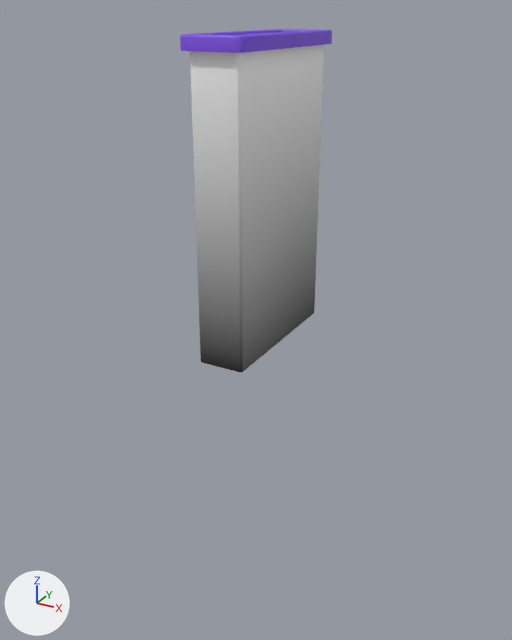
The FBX model Assets/RuntimeAssets/RuntimeModels/1x3.fbx, before and after one commit.
One viewpoint serves both versions: a 50 mm lens placed at (5.37, -9.98, 0.41), pointed at (-0.15, 0.05, -4.6). The lights are fixed; the arrows at lower left show +X, +Y and +Z. The picture after the commit comes second. Where no turn or scale is listed for an object, it has been applied to the vertices. Vertices at exactly the same position are counted once.

In view in the first picture: '1x3'.
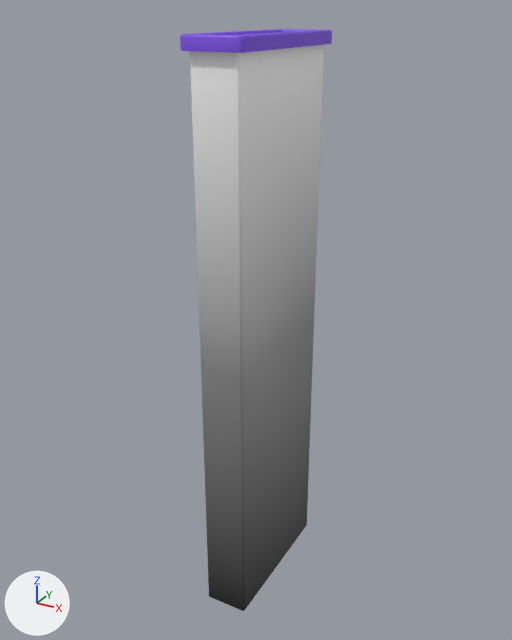
Edits to the bpy script that builds the scene:
```text
Change me_1x3:
    used by ob_1x3; location = (0.0, 0.0, 0.0)
    remove me_1x3.from_pydata(...)  # 151 vertices, 129 faces; spans x -0.5..0.5, y -1.5..1.5, z -4.84..0.1
    add me_1x3.from_pydata(...)  # 167 vertices, 145 faces; spans x -0.5..0.5, y -1.5..1.5, z -9.84..0.1
    me_1x3 part 1
    16 vertices are removed from x -0.39..0.39, y -1.39..1.39, z -4.84
    16 faces are deleted
    16 new vertices lie (0.0, 0.0, -4.87) away from vertices in x -0.39..0.39, y -1.39..1.39, z -0.11
    16 new vertices lie (0.0, 0.0, -4.86) away from vertices in x -0.39..0.39, y -1.39..1.39, z -4.98
    32 new faces join them, mat_holes_inner_material (picture img_untitled)
```

Boxes [x1, y1, x2, y2] around the edits, measured in the pictures (512 x 640 px):
'1x3', reshaped (69% taller): before [180, 29, 332, 372]; after [180, 29, 332, 611]
part 1 of me_1x3, built on: before [194, 176, 319, 372]; after [194, 176, 319, 611]
